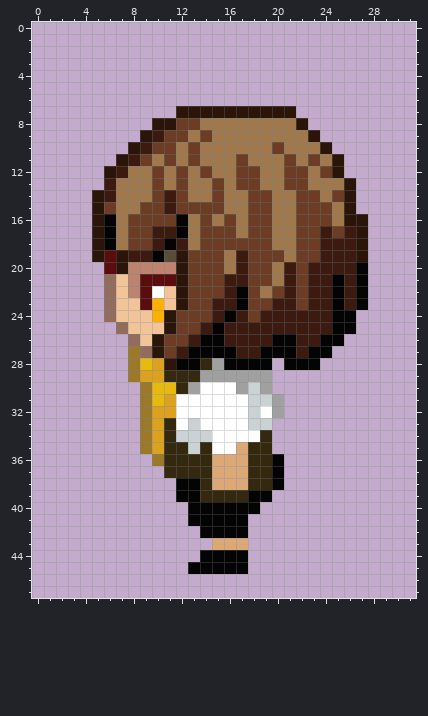
File history of a pixel-art sprite, assets/character-sprites/sl.png. The picture above is the old version.
The file is 32x48 pixels.
New version:
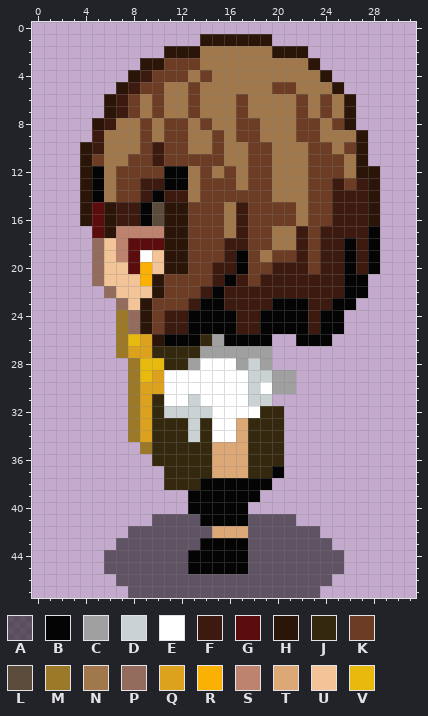
Palette (. is transparent): A #04040485  B #040404  C #a0a0a0  D #cbd2d4  E #ffffff  F #3d1a0f  G #5b0d0d  H #2b1509  J #34290f  K #6c3d24  L #5b4b3b  M #9c7929  N #a0784c  P #936c5e  Q #dca21d  R #fbb004  S #be836e  T #dca876  U #f2c497  V #e9ba0e
The edit:
Changed rows in their new state; - is an unchanged pixel.
first column x 4:
 1 ----------HHHHHH---------
 2 -------HHHNNNNNNHHH------
 3 -----HHKKKNNNNNNNNNH-----
 4 ----HFKKKNKNNNNNNNNNH----
 5 ---HFKKNNKNNNNNNKKNNNH---
 6 --HFKNKNNKNNNKNNNNKNKNH--
 7 --HFKNKNNKNNNKNNNNKNKNH--
 8 -HFNNKNK-NK--KK---KKNKH--
 9 -FNNNKN---NK-KK---KKNNNH-
10 HFNNNKF-KN-K--KKN--KKNKH-
11 HKNNK-F-K-KK-NKK-N--KKNH-
12 HBNKKK-BB---KN-K-NNK-KNHH
13 HBNKKFFBB-K-KN-K-NNKKFKFH
14 HBNKKFB-F-K-KK----N-KFFFH
15 HGHFFBLHH----F--KKN--FFFH
16 HGHFFBLHHK-KNF--KKN--FFFH
17 -GHSSSSHHK--NF----F--F-FB
18 -PUSGGGHHK--FF----F---BFB
19 -PUSGEUH----FB-N-KF---BFB
20 -PUUGRUH---FFB--F-FK--BFB
21 -PU-URHKK--FB--FF-F--FB--
22 ----UUHKK-FB-FFFF-F--FB--
23 --.P-HKKKFBB-FFFBBB---B.-
24 --.MPHKFFBBB--FBBBB-B-.--
25 ---MPHKFFBB-B--BBBB-B-.--
26 ---MVQ-BBBJCBBBB..BB-.---
27 ---MQQJJJJCCCCCC.....----
28 ------VJJCEEECDC-...-----
29 -----V-EEEEEEEDDCC-------
30 ----MQQEEE---E-ECC-------
31 ----MQJE-D------.--------
32 ----MQJDDDD---EJJ--------
33 ----MQJ-J-J--TJJJ--------
34 ----MQJ-J-J--TJ-J--------
35 ------J--J-TT---J--------
36 ------J---------J--------
38 -------JJJBBBBBB.--------
39 --------.-BBBB-.---------
40 --------------.----------
41 ------AAAA----AAAA-------
42 ----AAAAAAATTTAAAAAA-----
43 ---AAAAAAABBBBAAAAAAA----
44 --AAAAAAAB----AAAAAAAA---
45 --AAAAAAA-----AAAAAAAA---
46 ---AAAAAAAAAAAAAAAAAA----
47 ----AAAAAAAAAAAAAAAA-----
Changed places in both pictures, as pixel boxes (x1, y1, x2, y2):
changed: (80, 34, 380, 598)
